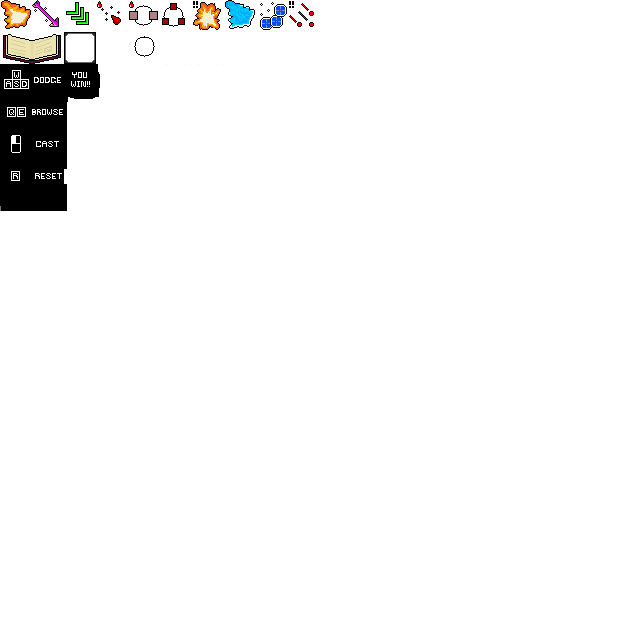
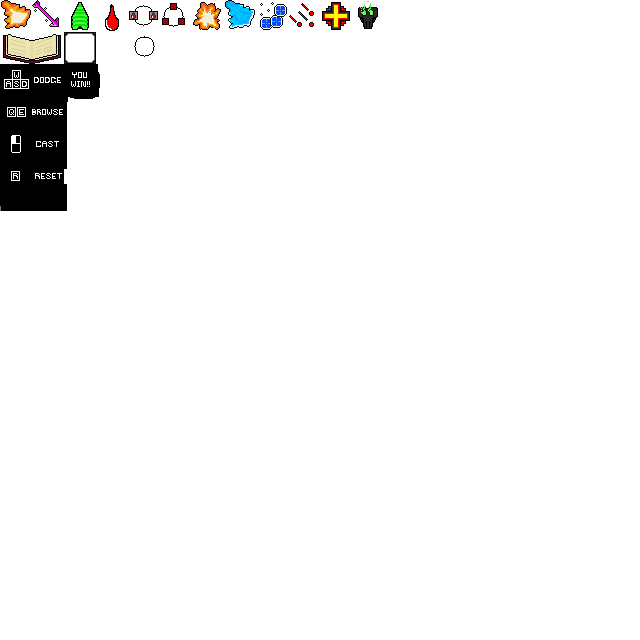
The second 640px x 640px image is a revision of the first. Changes to its layers:
renamed "Background" to "Layer", showed it, moved it above "Background", painted on it over [66,1,378,31]
renamed "Layer" to "Background", hid it, painted on it over [66,1,378,31]
